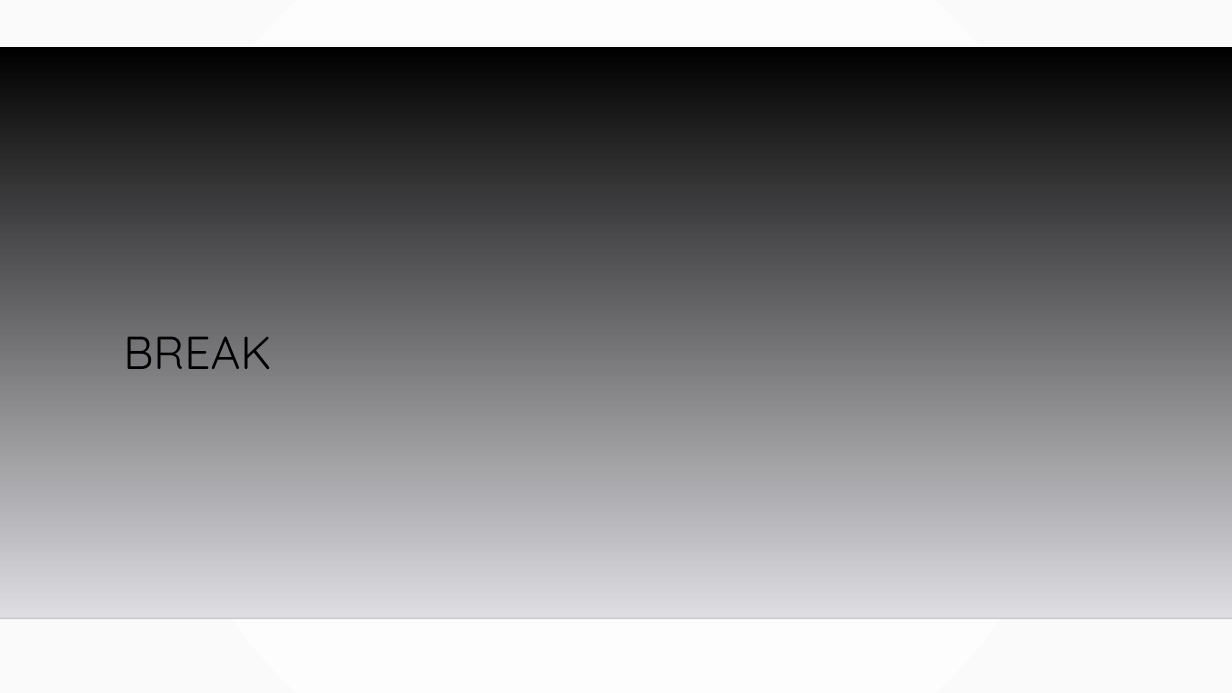
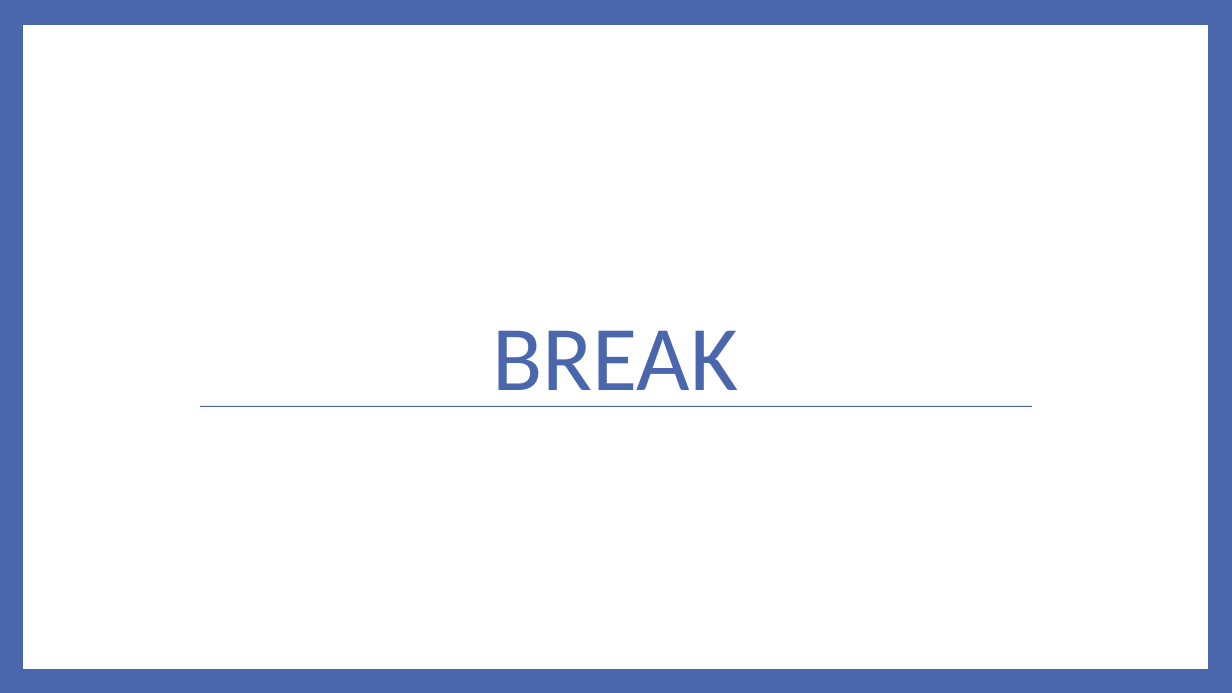
Before and after one commit to MGIS-UMN/GIS5577_week3, a slide deck: slide 24 of Database_Management.odp. Drawn at 1232x693 pixels with LibreOffice and Linux fonts; fonts in the diff are those of the drawing; background and template pictures are left out. Boxes give left, top, right and bottom in pixels: in the first picture for what was removed or moved away, otherwise in the second. Text is boxed around its words. In the diff, an @@ line names an element or a change of style, - is before the commit and + after.

```diff
--- a/Database_Management.odp
+++ b/Database_Management.odp
@@ background gradient #FFFFFF to #FAFAFA to #4A66AC @@
@@ freeform shape resized from (x1=0, y1=47, x2=1232, y2=618) to (x1=23, y1=25, x2=1208, y2=670) @@
@@ freeform shape at (x1=23, y1=25, x2=1208, y2=670): fill gradient #000000 to #DEDEE2 to #FFFFFF @@
@@ title "BREAK" moved from (x1=123, y1=336, x2=271, y2=369) to (x1=492, y1=330, x2=738, y2=407) @@
@@ title "BREAK" at (x1=492, y1=330, x2=738, y2=407): size 36 to 72 pt, font Quicksand to Calibri, text colour #000000 to #4A66AC; alignment left to centre; line spacing 0.9 to 0.85 @@
@@ line added from (201, 407) to (1032, 407), #4A66AC 0.79 pt @@
@@ line removed from (0, 618) to (1232, 618) @@
```
Also in this commit, not shown: 38 other slides changed.
